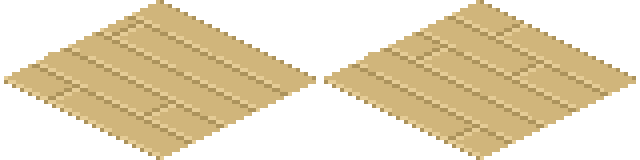
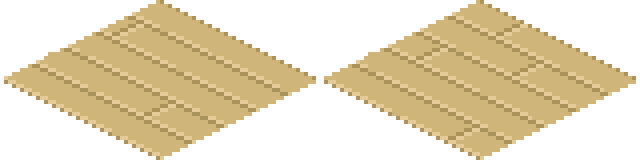
Layers edited between the first and the second 640px x 160px image:
painted on "Layer 1" over box(48, 88, 80, 100)
